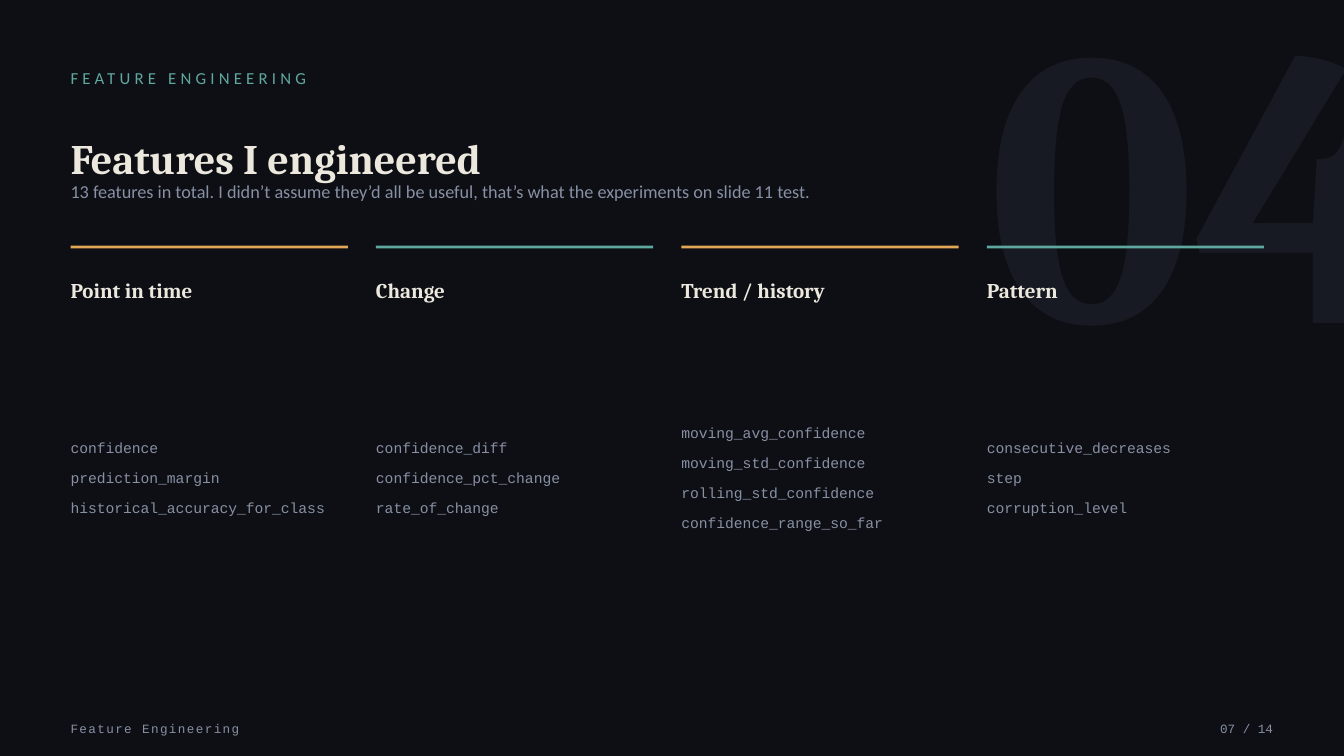
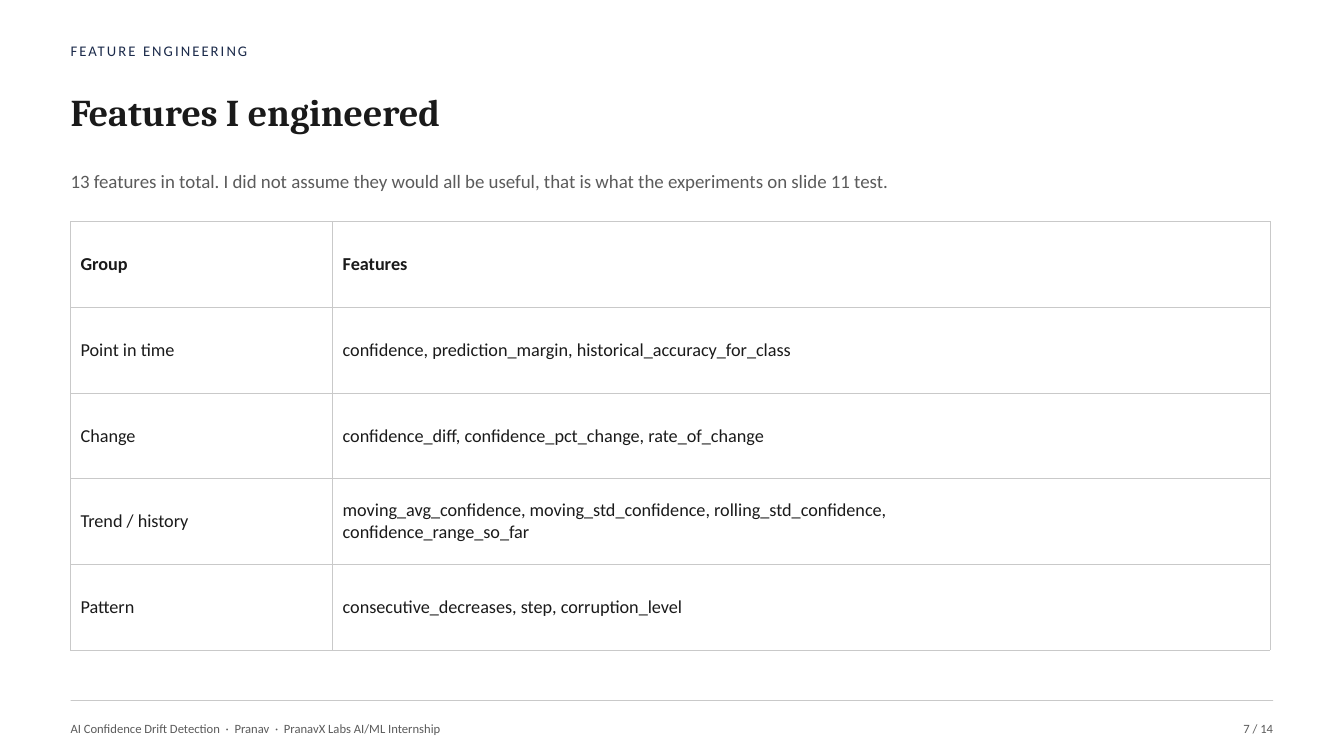
Before and after one commit to ahansardar/ai-confidence-drift, a slide deck: slide 7 of reports/presentation/AI_Confidence_Drift_Presentation.pptx. Drawn at 1344x756 pixels with LibreOffice and Linux fonts; fonts in the diff are those of the drawing. Boxes give left, top, right and bottom in pixels: in the first picture for what was removed or moved away, otherwise in the second. Text is boxed around its words. In the diff, an @@ line names an element or a change of style, - is before the commit and + after.

Commit message:
Rebuild presentation in a plain academic style
Replaced the dark tech theme with a paper-white, Century Schoolbook /
Calibri layout resembling a real university defense deck: proper
figure and table captions, a classic footline (author, title, page
number), and results shown as data tables rather than styled cards.

```diff
--- a/reports/presentation/AI_Confidence_Drift_Presentation.pptx
+++ b/reports/presentation/AI_Confidence_Drift_Presentation.pptx
@@ background #0D0F14 to #FFFFFF @@
@@ text "FEATURE ENGINEERING": place and size @@
-text "FEATURE ENGINEERING" at [71,60,877,96]
+text "FEATURE ENGINEERING" at [71,35,877,66]
@@ text "FEATURE ENGINEERING" at [71,35,877,66]: size 12 to 10.5 pt, text colour #5FA8A0 to #1B2A4A, letter spacing 3 to 1.5 pt @@
@@ text "Features I engineered": place and size @@
-text "Features I engineered" at [71,145,481,184]
+text "Features I engineered" at [71,99,440,135]
@@ text "Features I engineered" at [71,99,440,135]: size 30 to 27 pt, text colour #ECE8DE to #1A1A1A @@
@@ text at [71,175,888,191]: text changed; size 13 to 13.5 pt; text colour #8890A4 to #5B5B5B @@
-13 features in total. I didn’t assume they’d all be useful, that’s what the experiments on slide 11 test.
+13 features in total. I did not assume they would all be useful, that is what the experiments on slide 11 test.
@@ table added at [71,222,1270,620], 5 rows, 2 columns @@
+Group | Features
+Point in time | confidence, prediction_margin, historical_accuracy_for_class
+Change | confidence_diff, confidence_pct_change, rate_of_change
+Trend / history | moving_avg_confidence, moving_std_confidence, rolling_std_confidence, / confidence_range_so_far
+Pattern | consecutive_decreases, step, corruption_level
@@ line removed from (376, 247) to (653, 247) @@
@@ line removed from (682, 247) to (959, 247) @@
@@ line removed from (987, 247) to (1264, 247) @@
@@ text removed at [988,245,1344,298] @@
-04
@@ text removed at [71,283,193,298] @@
-Point in time
@@ text removed at [376,283,445,303] @@
-Change
@@ text removed at [681,283,824,303] @@
-Trend / history
@@ text removed at [987,284,1058,298] @@
-Pattern
@@ text removed at [71,442,325,516] @@
-confidence
-prediction_margin
-historical_accuracy_for_class
@@ text removed at [376,442,560,516] @@
-confidence_diff
-confidence_pct_change
-rate_of_change
@@ text removed at [681,427,883,531] @@
-moving_avg_confidence
-moving_std_confidence
-rolling_std_confidence
-confidence_range_so_far
@@ text removed at [987,442,1171,516] @@
-consecutive_decreases
-step
-corruption_level
@@ line moved from (71, 247) - (348, 247) to (71, 701) - (1273, 701) @@
@@ line (71, 701) - (1273, 701): stroke #E3A857 2 pt to #C9C9C9 0.5 pt @@
@@ text removed at [71,724,239,736] @@
-Feature Engineering
@@ text added at [71,724,440,735], 9 pt, text #5B5B5B @@
+AI Confidence Drift Detection · Pranav · PranavX Labs AI/ML Internship
@@ text at [1243,725,1273,733]: text changed; font Courier New to Calibri; text colour #8890A4 to #5B5B5B @@
-07 / 14
+7 / 14
```
Also in this commit, not shown: 13 other slides changed.
